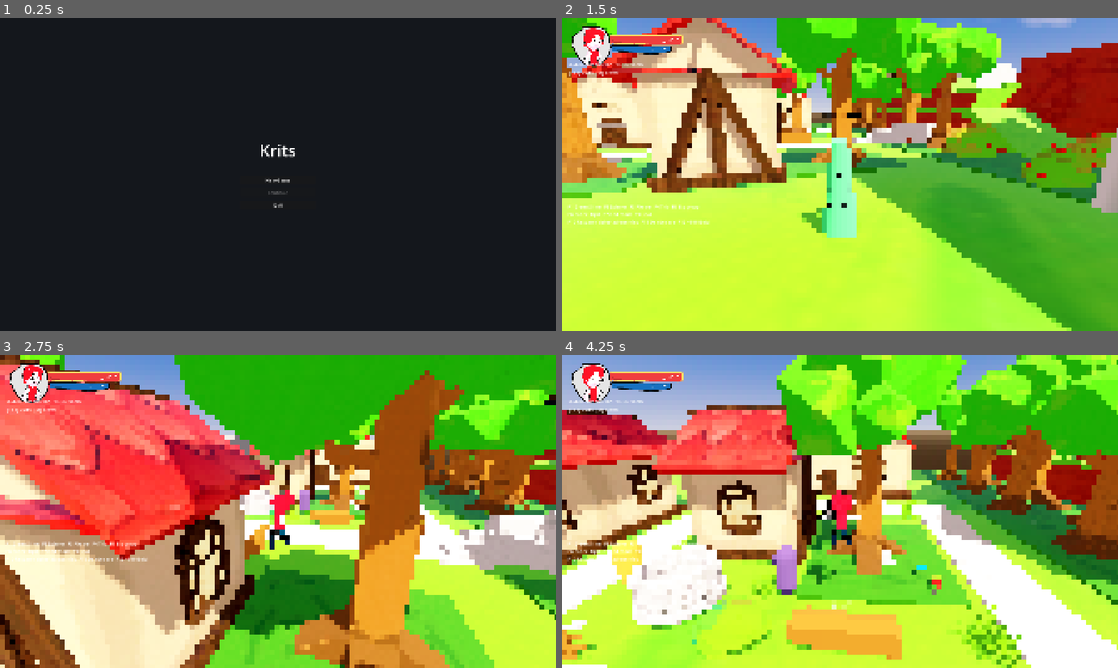
Above: before the commit, frames 1-4 (two rows, left to right).
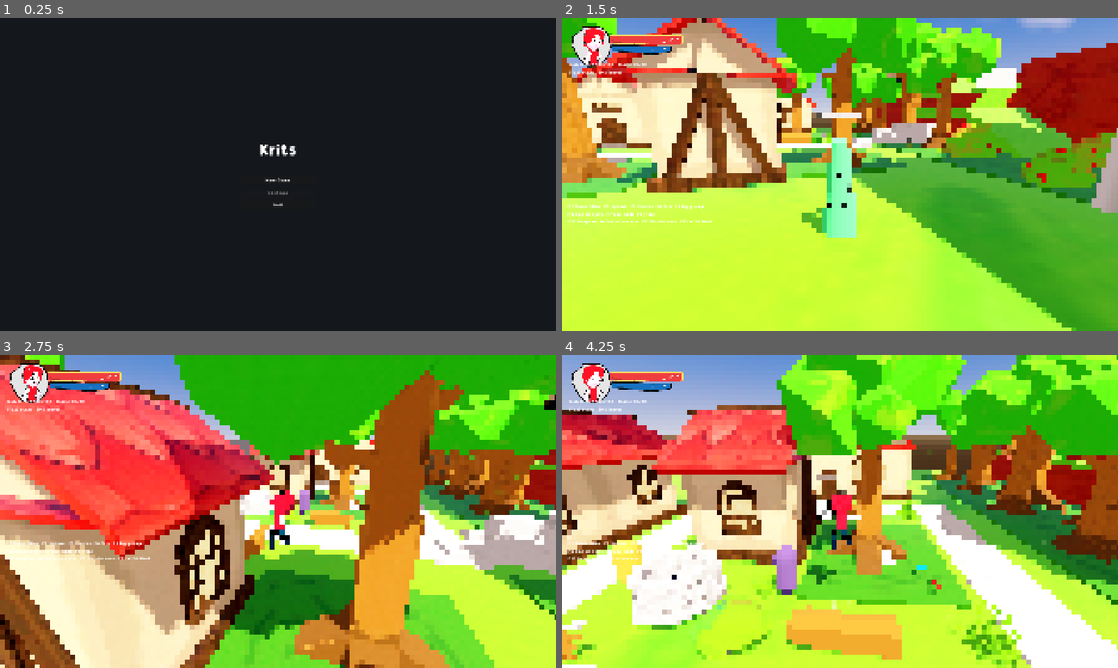
Above: after the commit, the same moments.

Repository: doggoanim/Krits
Game: Godot game, scene res://ui/main_menu.tscn
Two runs of this game, one before a commit and one after it. Both use one fixed random seed, a clock stepped at 60 frames per second and the inputs below. Sound files missing from this copy of the repository are replaced by a short silence.
Inputs (mouse positions are in pixels of both pictures, inside the frame that each line leads up to):
- Up to frame 1 (0.25 s): no input
- Up to frame 2 (1.5 s): click "New Game" at 0.5 s; tap Enter at 1.25 s; move the mouse to (867, 174) at 1.27 s; hold W (move_forward) from 1.28 s (still down); hold Ctrl (crouch_pound) from 1.28 s (still down); click (867, 174) at 1.42 s
- Up to frame 3 (2.75 s): keep holding W (move_forward); tap Space (jump) at 1.52, 2.27 s; move the mouse to (250, 511) at 2.02 s; release Ctrl (crouch_pound) at 2.03 s; tap E (interact) at 2.1 s
- Up to frame 4 (4.25 s): keep holding W (move_forward); move the mouse to (851, 505) at 2.77 s; hold Shift (roll_dive) 2.78-3.53 s; move the mouse to (834, 517) at 3.52 s; tap Delete at 3.6 s; click (834, 517) at 3.67 s; tap Space (jump) at 3.77 s

The runs differ from the first frame. In frame 1, 0.2% of the frame differs, in the area x 46-54%, y 40-61%; in frame 2, 6.6%; in frame 3, 5.8%; in frame 4, 7.7%, in the area x 0-100%, y 0-100%.

Commit message:
Switch the whole game's default font to Zyzol
One line - gui/theme/custom_font in project.godot - since nothing in the
project had a per-Control font override to fight with it (checked: no
.tscn sets theme_override_fonts/font anywhere). Every Control, now and
anything added later, picks this up automatically unless it specifically
overrides its own font.

Co-Authored-By: Claude Sonnet 5 <noreply@anthropic.com>
Claude-Session: https://claude.ai/code/session_01TYpdm1jACUqsWG6yyTxbgm

Diff:
--- a/project.godot
+++ b/project.godot
@@ -47,6 +47,10 @@
 3d_physics/layer_6="trigger"
 3d_physics/layer_8="camera_push"
 
+[gui]
+
+theme/custom_font="res://assets/fonts/zyzol/Zyzol.otf"
+
 [physics]
 
 common/physics_ticks_per_second=120
